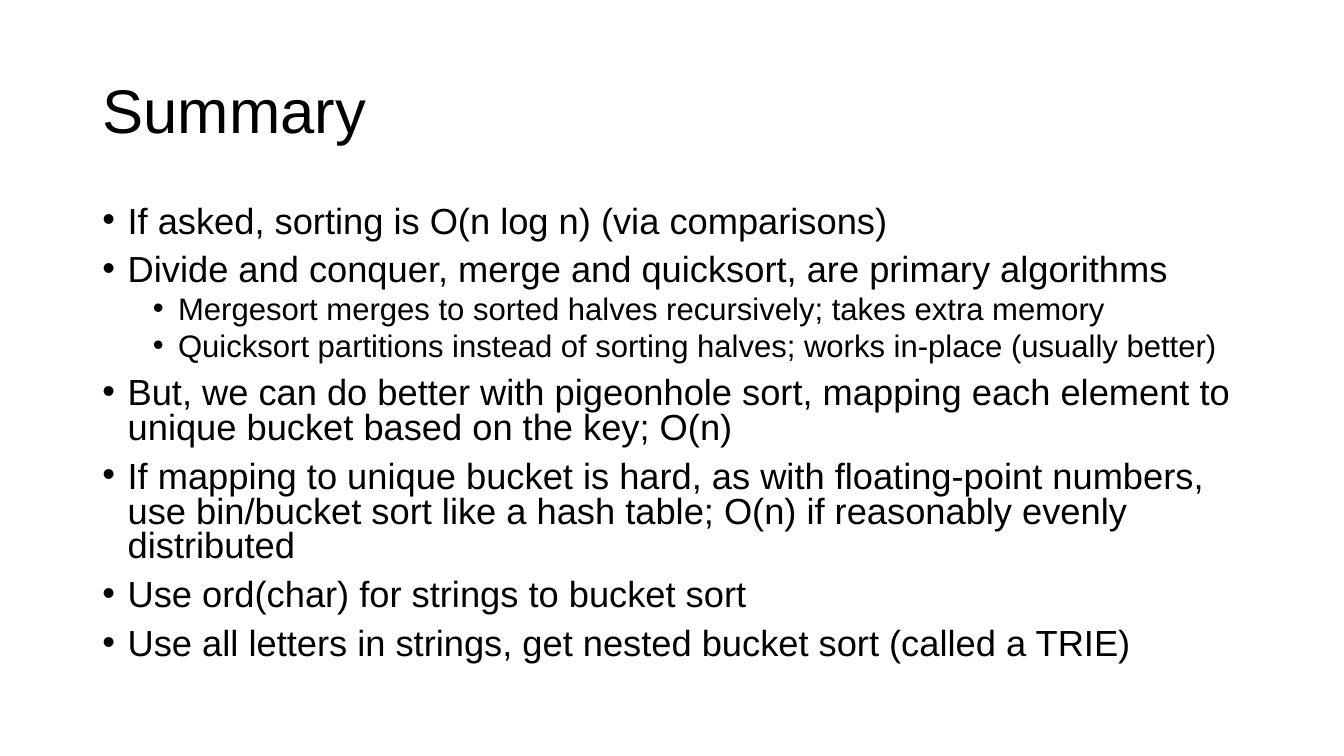
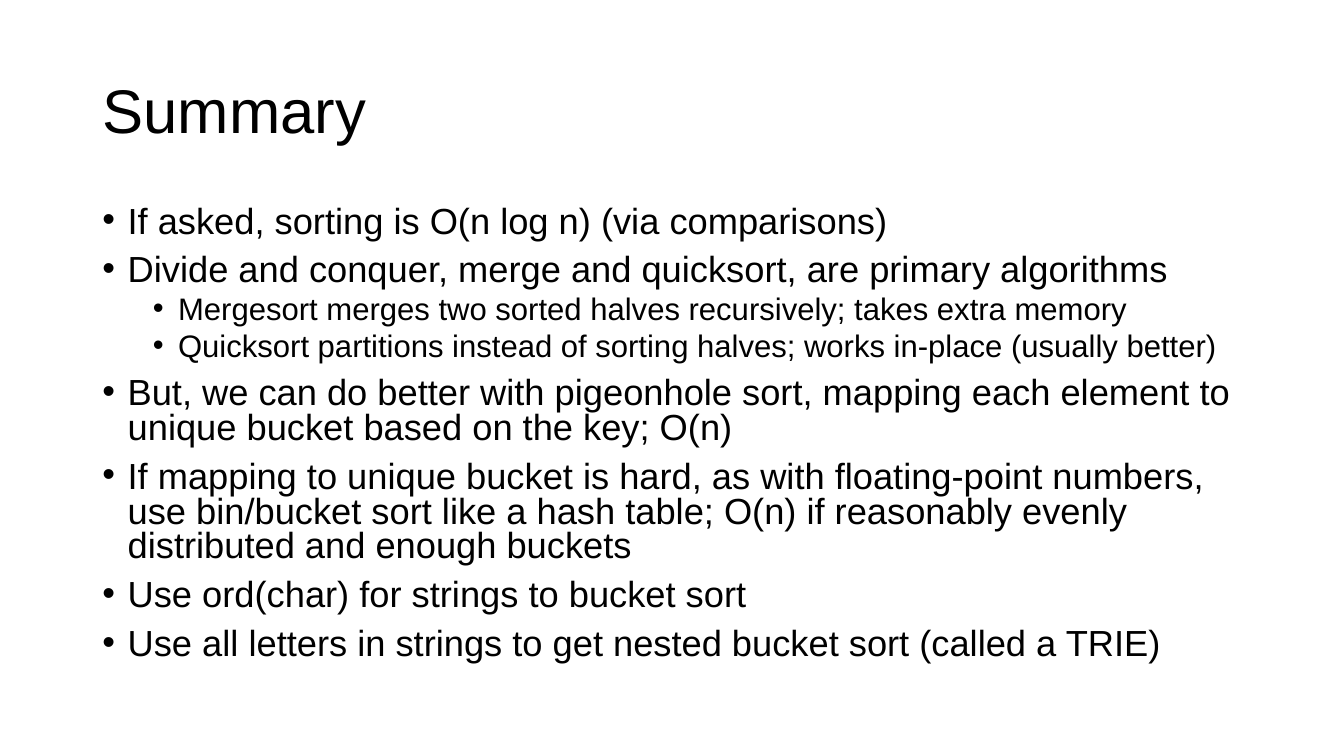
Before and after one commit to parrt/msds689, a slide deck: slide 21 of notes/sorting.pptx. Drawn at 1344x756 pixels with LibreOffice and Linux fonts; fonts in the diff are those of the drawing; background and template pictures are left out. Boxes give left, top, right and bottom in pixels: in the first picture for what was removed or moved away, otherwise in the second. Text is boxed around its words. In the diff, an @@ line names an element or a change of style, - is before the commit and + after.

```diff
--- a/notes/sorting.pptx
+++ b/notes/sorting.pptx
@@ text at bbox=[178, 297, 1127, 327]: text changed @@
-  • Mergesort merges to sorted halves recursively; takes extra memory
+  • Mergesort merges two sorted halves recursively; takes extra memory
@@ text at bbox=[128, 462, 1203, 565]: text changed @@
-• If mapping to unique bucket is hard, as with floating-point numbers, use bin/bucket sort like a hash table; O(n) if reasonably evenly distributed
+• If mapping to unique bucket is hard, as with floating-point numbers, use bin/bucket sort like a hash table; O(n) if reasonably evenly distributed and enough buckets
@@ text at bbox=[128, 629, 1161, 663]: text changed @@
-• Use all letters in strings, get nested bucket sort (called a TRIE)
+• Use all letters in strings to get nested bucket sort (called a TRIE)
```
Also in this commit, not shown: 8 other slides changed, 3 other files.
